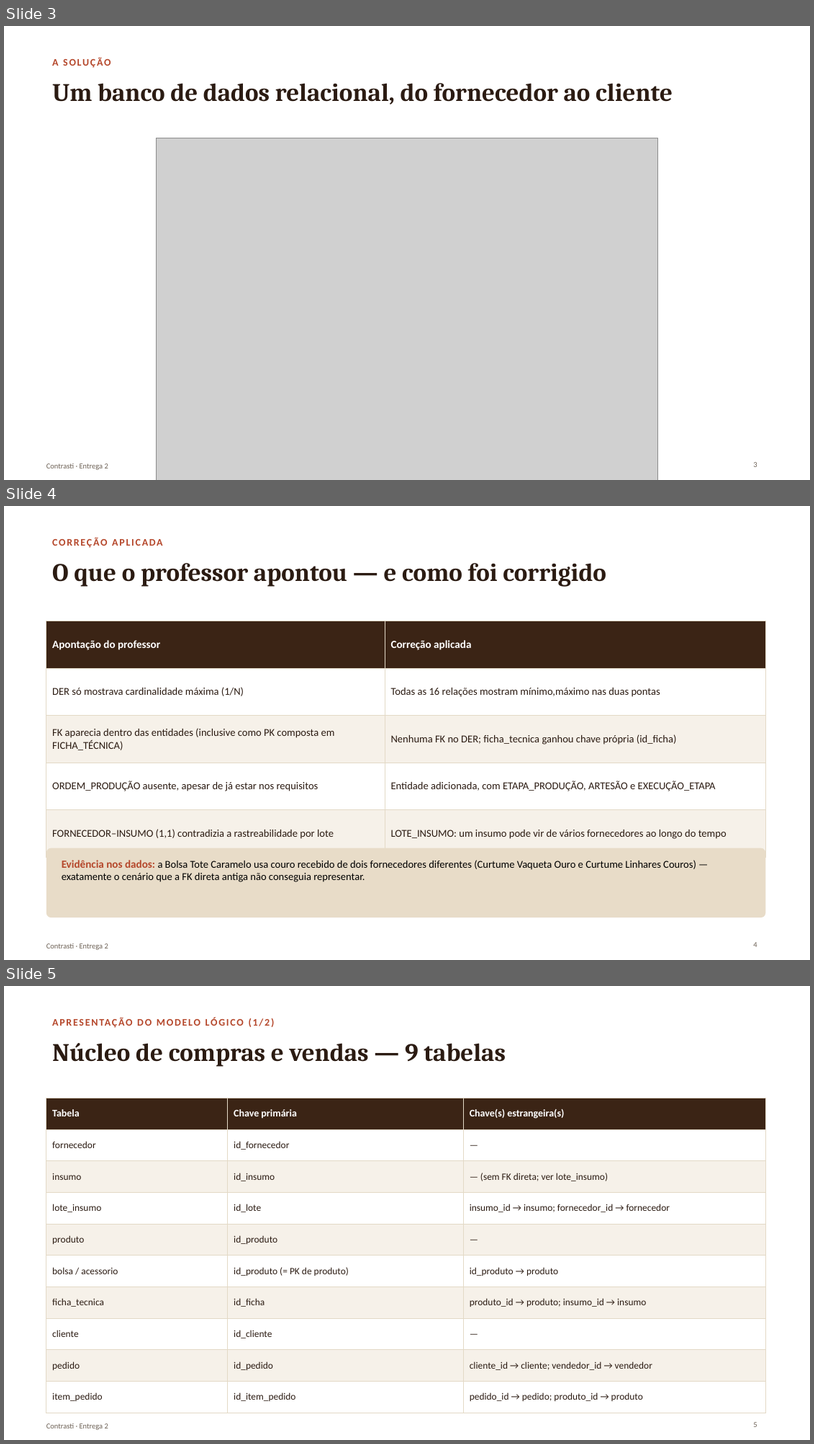
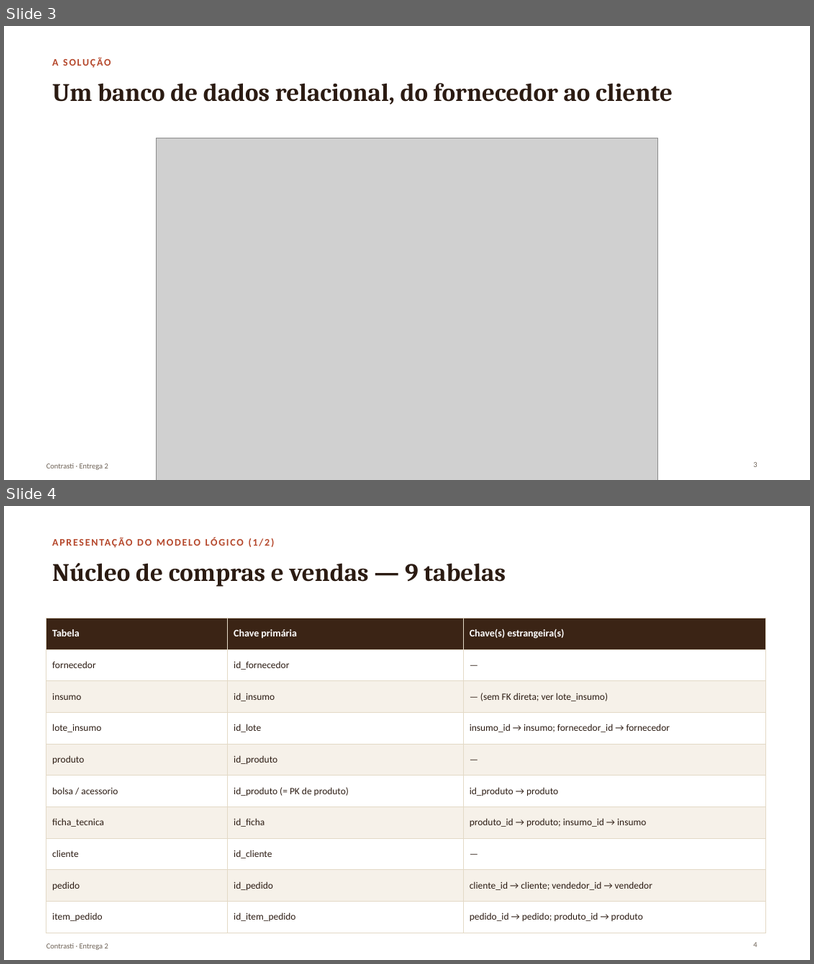
Before and after one commit to matheusmontagner8/Modelagem-de-Dados, a slide deck: Entrega2/apresentacao.pptx. Shown one above the other, each under a label of ours: slides 3, 4 and 5 before the commit, slides 3 and 4 after it. The pictures are 814x1444 and 814x964 pixels, drawn with LibreOffice and Linux fonts; fonts in the diff are those of the drawing; grey boxes stand for pictures. Boxes give left, top, right and bottom in pixels: in the first picture for what was removed or moved away, otherwise in the second. Text is boxed around its words. In the diff, an @@ line names an element or a change of style, - is before the commit and + after.

```diff
--- a/Entrega2/apresentacao.pptx
+++ b/Entrega2/apresentacao.pptx
@@ slide 4 removed at box(4, 506, 810, 960), background #FFFFFF; not listed: 1 template element that a slide beside it also shows @@
@@ text removed at box(52, 538, 163, 548) @@
-CORREÇÃO APLICADA
@@ title removed at box(52, 563, 607, 587) @@
-O que o professor apontou — e como foi corrigido
@@ table removed at box(46, 621, 766, 842), 5 rows, 2 columns @@
-Apontação do professor | Correção aplicada
-DER só mostrava cardinalidade máxima (1/N) | Todas as 16 relações mostram mínimo,máximo nas duas pontas
-FK aparecia dentro das entidades (inclusive como PK composta em FICHA_TÉCNICA) | Nenhuma FK no DER; ficha_tecnica ganhou chave própria (id_ficha)
-ORDEM_PRODUÇÃO ausente, apesar de já estar nos requisitos | Entidade adicionada, com ETAPA_PRODUÇÃO, ARTESÃO e EXECUÇÃO_ETAPA
-FORNECEDOR–INSUMO (1,1) contradizia a rastreabilidade por lote | LOTE_INSUMO: um insumo pode vir de vários fornecedores ao longo do tempo
@@ rounded rectangle removed at box(46, 848, 766, 917) @@
@@ text removed at box(62, 860, 697, 882) @@
-Evidência nos dados: a Bolsa Tote Caramelo usa couro recebido de dois fornecedores diferentes (Curtume Vaqueta Ouro e Curtume Linhares Couros) — exatamente o cenário que a FK direta antiga não conseguia representar.
@@ page number removed at box(754, 942, 757, 947) @@
-4
@@ what was slide 5 is now slide 4 @@
@@ page number at box(754, 942, 757, 947): text changed @@
-5
+4
```
Also in this commit, not shown: 1 slide added, 2 other slides removed.
